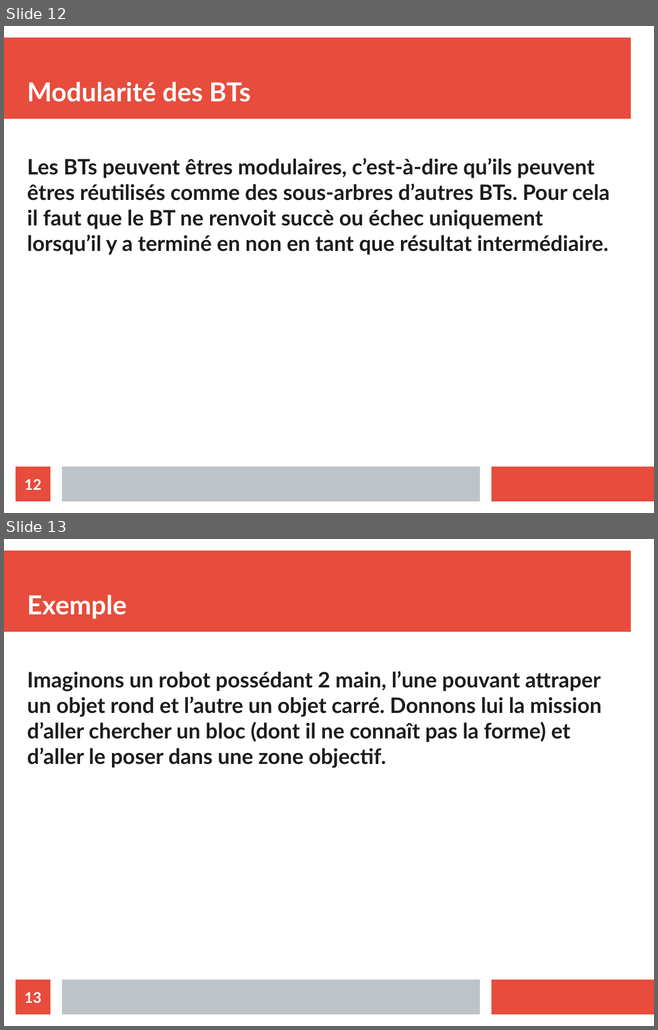
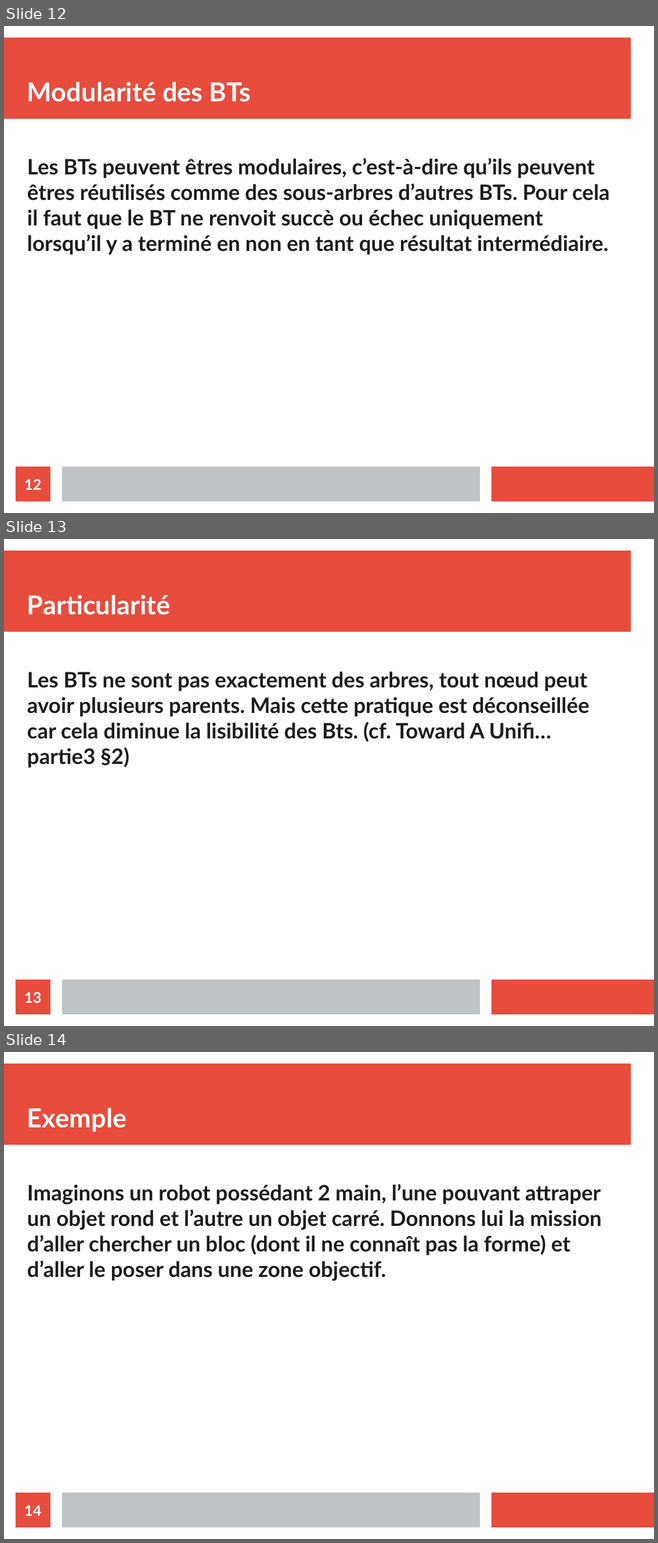
Before and after one commit to ValentinLebouvier/TAL2019, a slide deck: Comptes Rendus/CR_10-05.odp. Shown one above the other, each under a label of ours: slides 12 and 13 before the commit, slides 12, 13 and 14 after it. The pictures are 658x1030 and 658x1543 pixels, drawn with LibreOffice and Linux fonts; fonts in the diff are those of the drawing. Boxes give left, top, right and bottom in pixels: in the first picture for what was removed or moved away, otherwise in the second. Text is boxed around its words. In the diff, an @@ line names an element or a change of style, - is before the commit and + after.

```diff
--- a/Comptes Rendus/CR_10-05.odp
+++ b/Comptes Rendus/CR_10-05.odp
@@ slide 13 added at (x1=4, y1=539, x2=654, y2=1026), background #FFFFFF; not listed: 3 template elements that a slide beside it also shows @@
@@ title added at (x1=27, y1=595, x2=170, y2=615), 32 pt, text #FFFFFF, bold @@
+Particularité
@@ text added at (x1=27, y1=671, x2=589, y2=768), 26 pt, text #1C1C1C, bold @@
+Les BTs ne sont pas exactement des arbres, tout nœud peut avoir plusieurs parents. Mais cette pratique est déconseillée car cela diminue la lisibilité des Bts. (cf. Toward A Unifi… partie3 §2)
@@ page number added at (x1=16, y1=980, x2=50, y2=1015), fill #E74C3C, 18 pt, text #FFFFFF, bold @@
+13
@@ what was slide 13 is now slide 14 @@
@@ page number at (x1=24, y1=1505, x2=41, y2=1516): text changed @@
-13
+14
```
Also in this commit, not shown: 2 slides changed, 9 other slides added, 18 other files.
